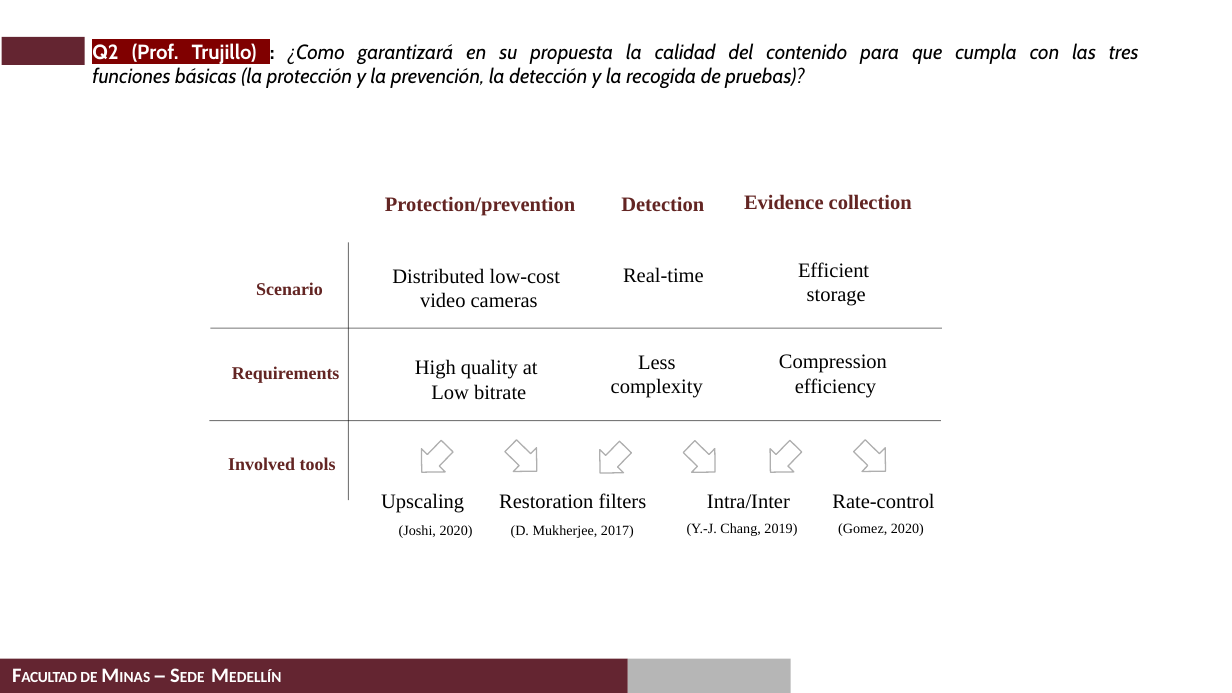
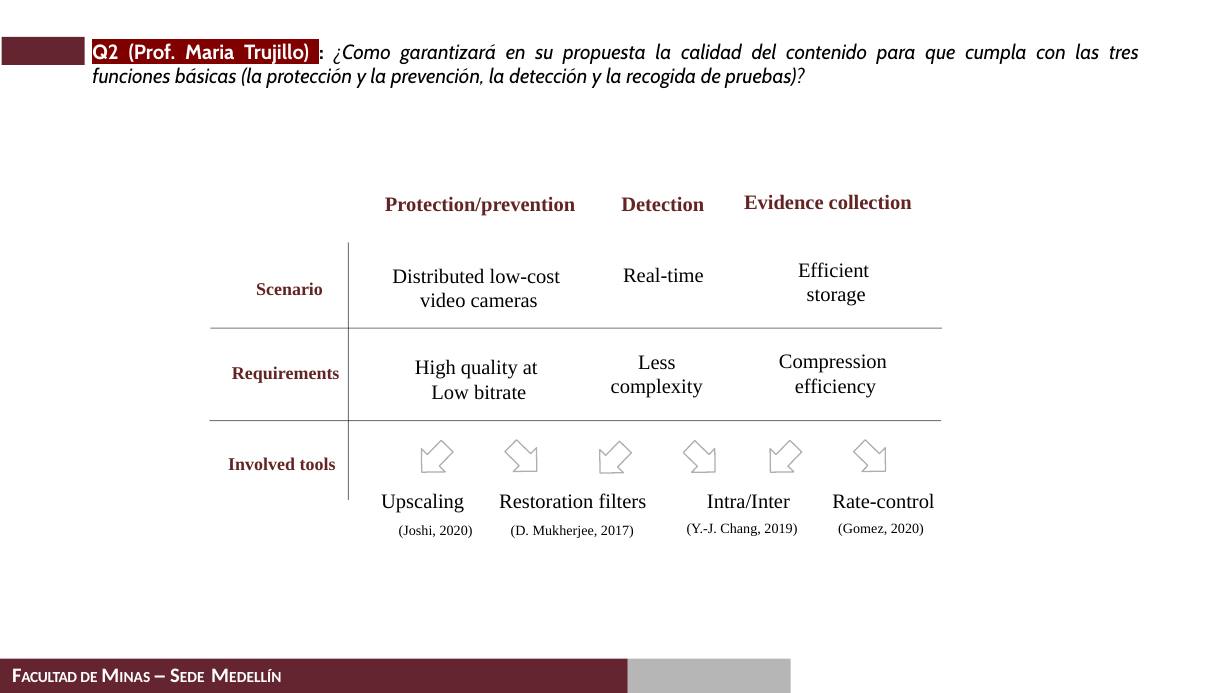
Before and after one commit to casalazarh/Examen-de-Calificacion-2020, a slide deck: slide 11 of presentation/Examen de Calificacion de Doctorado_Carlos_Alberto_Salazar.pptx (slide 13 before the commit). Drawn at 1232x693 pixels with LibreOffice and Linux fonts; fonts in the diff are those of the drawing; background and template pictures are left out. Boxes give left, top, right and bottom in pixels: in the first picture for what was removed or moved away, otherwise in the second. Text is boxed around its words. In the diff, an @@ line names an element or a change of style, - is before the commit and + after.

```diff
--- a/presentation/Examen de Calificacion de Doctorado_Carlos_Alberto_Salazar.pptx
+++ b/presentation/Examen de Calificacion de Doctorado_Carlos_Alberto_Salazar.pptx
@@ title at (92, 43, 1139, 88): text changed @@
-Q2 (Prof. Trujillo) : ¿Como garantizará en su propuesta la calidad del contenido para que cumpla con las tres
-funciones básicas (la protección y la prevención, la detección y la recogida de pruebas)?
+Q2 (Prof. Maria Trujillo) : ¿Como garantizará en su propuesta la calidad del contenido para que cumpla con las tres
+funciones básicas (la protección y la prevención, la detección y la recogida de pruebas)?
```
Also in this commit, not shown: 14 other slides changed.
